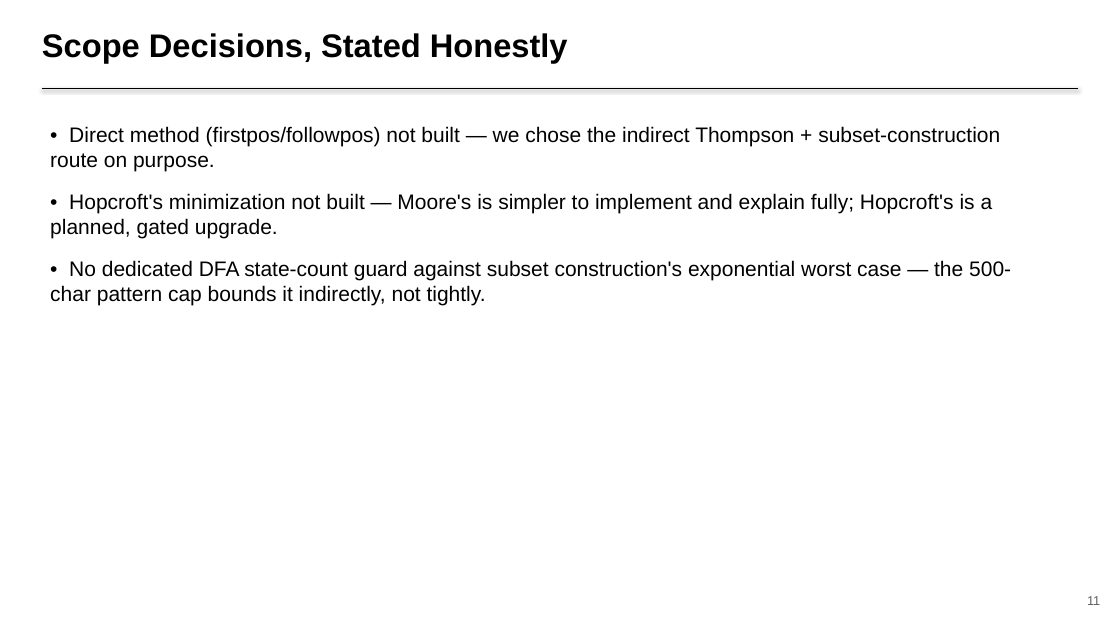
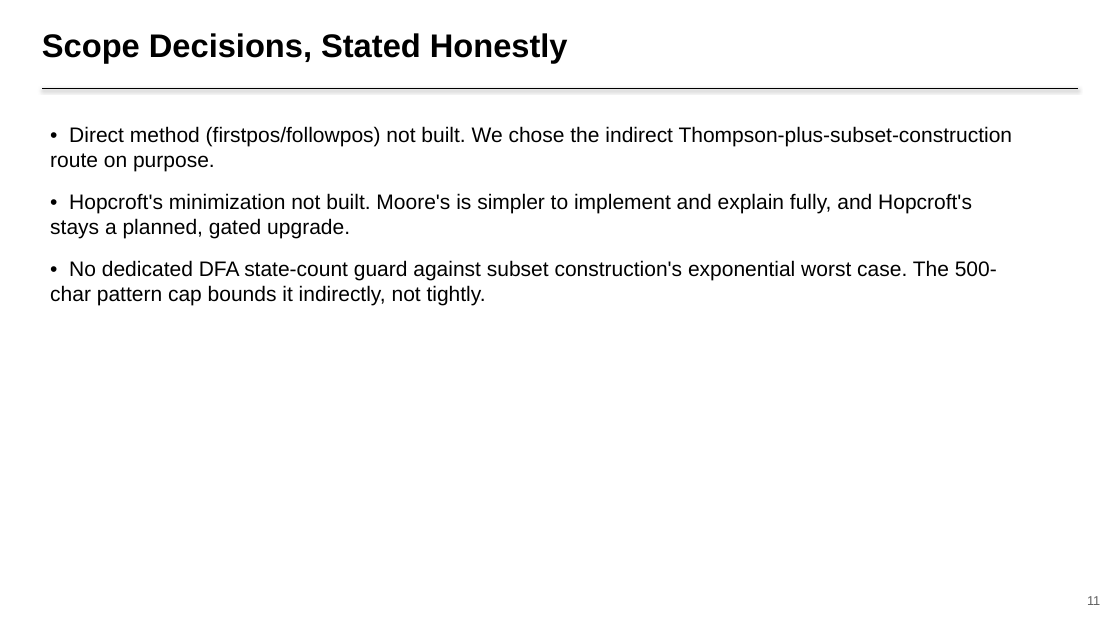
Before and after one commit to Vignesh-P-C/regexlab, a slide deck: slide 11 of docs/presentation.pptx. Drawn at 1120x630 pixels with LibreOffice and Linux fonts; fonts in the diff are those of the drawing. Boxes give left, top, right and bottom in pixels: in the first picture for what was removed or moved away, otherwise in the second. Text is boxed around its words. In the diff, an @@ line names an element or a change of style, - is before the commit and + after.

```diff
--- a/docs/presentation.pptx
+++ b/docs/presentation.pptx
@@ text at <box>50,126,1013,305</box>: text changed @@
-• Direct method (firstpos/followpos) not built — we chose the indirect Thompson + subset-construction route on purpose.
-• Hopcroft's minimization not built — Moore's is simpler to implement and explain fully; Hopcroft's is a planned, gated upgrade.
-• No dedicated DFA state-count guard against subset construction's exponential worst case — the 500-char pattern cap bounds it indirectly, not tightly.
+• Direct method (firstpos/followpos) not built. We chose the indirect Thompson-plus-subset-construction route on purpose.
+• Hopcroft's minimization not built. Moore's is simpler to implement and explain fully, and Hopcroft's stays a planned, gated upgrade.
+• No dedicated DFA state-count guard against subset construction's exponential worst case. The 500-char pattern cap bounds it indirectly, not tightly.
```
Also in this commit, not shown: 8 other slides changed, 1 other file.
